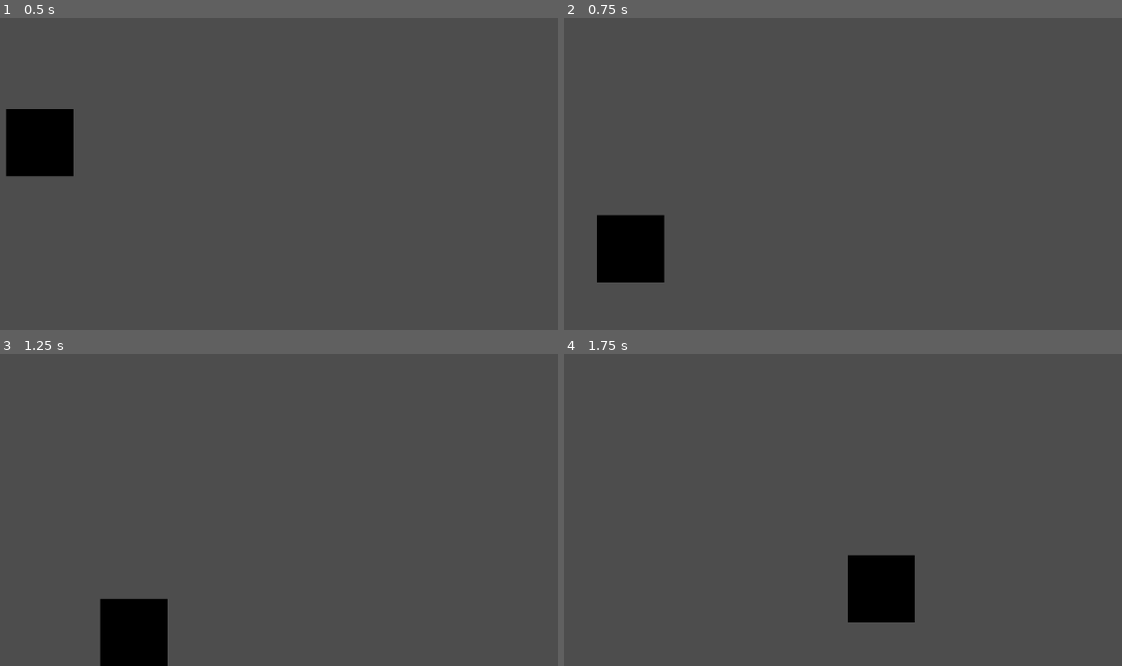
Above: before the commit, frames 1-4 (two rows, left to right).
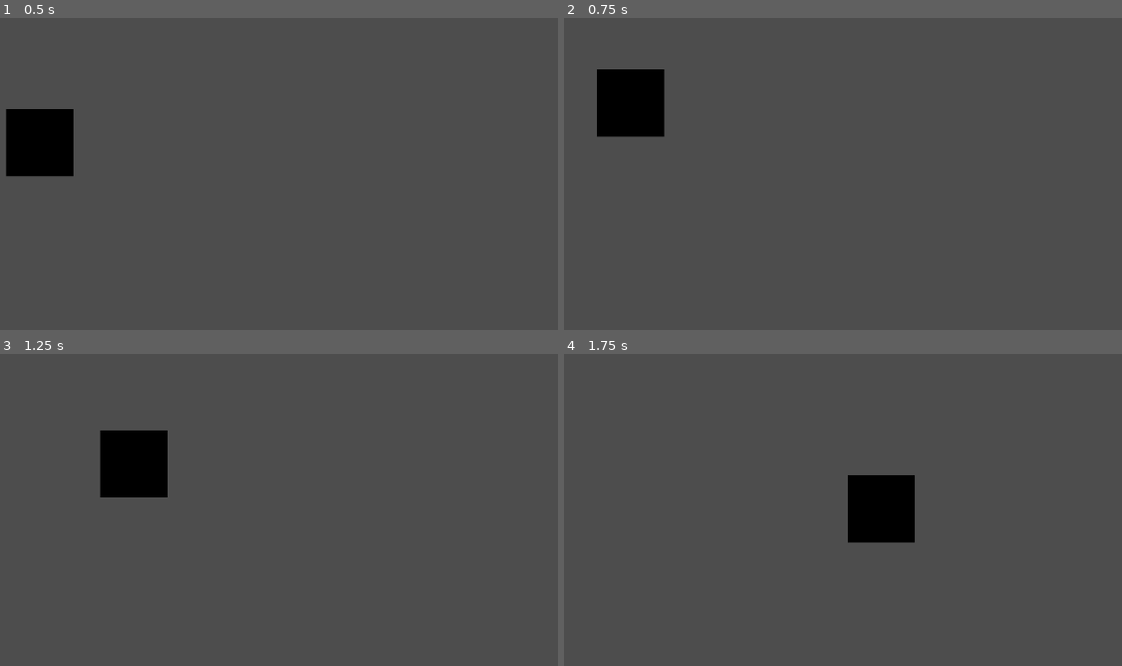
Above: after the commit, the same moments.

Repository: CD1FOX/MovingSquare
Game: Godot game, scene res://Scenes/main.tscn
Same seed, same stepped clock (60 frames per second), same inputs: the game is played once before the commit and once after it.
Inputs:
- Up to frame 1 (0.5 s): no input
- Up to frame 2 (0.75 s): tap Enter (ui_accept) at 0.5 s; hold Right (ui_right) from 0.53 s (still down); hold Enter (ui_accept) from 0.53 s (still down)
- Up to frame 3 (1.25 s): keep holding Right (ui_right); keep holding Enter (ui_accept)
- Up to frame 4 (1.75 s): keep holding Right (ui_right); release Enter (ui_accept) at 1.28 s; tap X (Dash) at 1.35 s; tap Enter (ui_accept) at 1.52, 1.55 s

Frame 1 is identical in both runs. In frame 2, 5.3% of the frame differs, in the area x 5-19%, y 16-85%; in frame 3, 5.2%; in frame 4, 5.2%.

Commit message:
Update
Added:
- Double Jump

Diff:
--- a/Scenes/Entity/Player/player.gd
+++ b/Scenes/Entity/Player/player.gd
@@ -8,12 +8,14 @@
 const dashSpeed = 1000.0
 const dashDuration = 0.2
 const dashCooldown = 1.0
+const maxJump = 2
 
 #variables
 var dashTimer = 0.0
 var dashCooldownTimer = 0.0
 var isDashing = false
 var dashDirection = 0
+var jumpCount = 0
 
 
 #Main Physics
@@ -52,8 +54,12 @@
 	if not is_on_floor():
 		velocity.y += gravity * delta
 	else:
-		if Input.is_action_pressed("ui_accept"):
-			velocity.y = jumpVelocity
+		jumpCount = 0
+
+	#Double Jump
+	if Input.is_action_just_pressed("ui_accept") and jumpCount < maxJump:
+		velocity.y = jumpVelocity
+		jumpCount += 1
 
 	#Cooldown Countdown
 	if dashCooldownTimer > 0:
